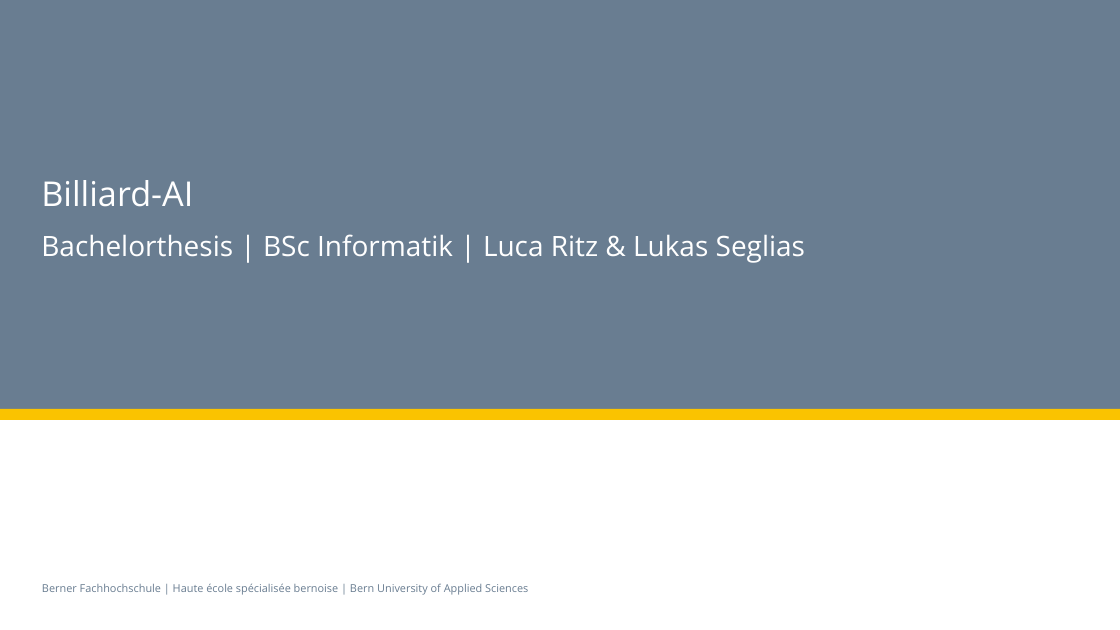
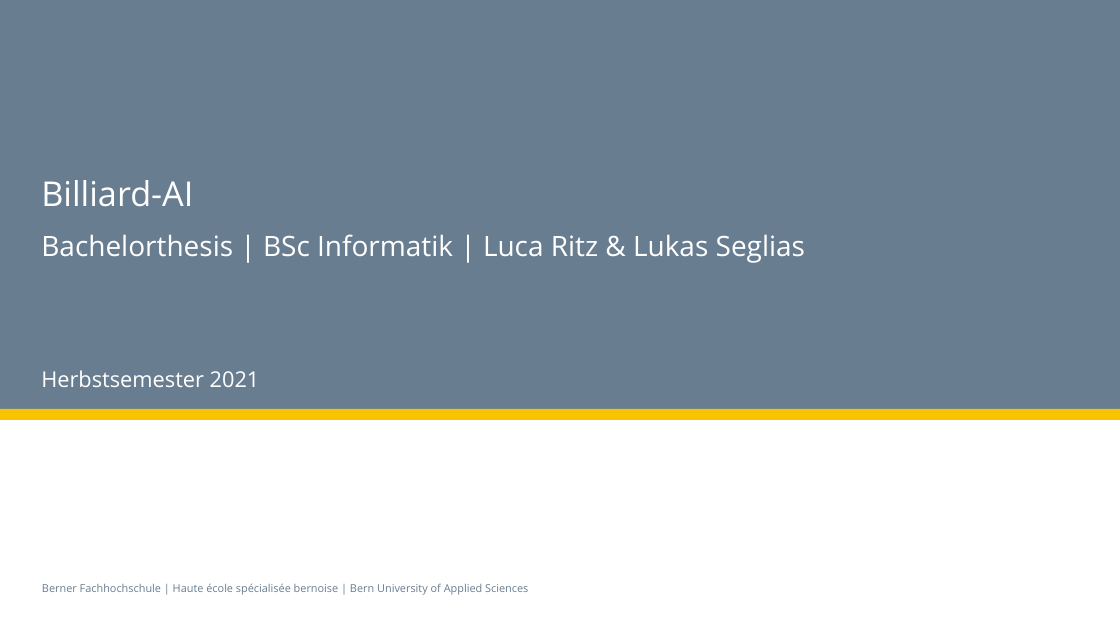
Before and after one commit to LukasSeglias/billiard-ai, a slide deck: slide 1 of doc_source/videos/image/BFH_Intro.pptx. Drawn at 1120x630 pixels with LibreOffice and Linux fonts; fonts in the diff are those of the drawing. Boxes give left, top, right and bottom in pixels: in the first picture for what was removed or moved away, otherwise in the second. Text is boxed around its words. In the diff, an @@ line names an element or a change of style, - is before the commit and + after.

```diff
--- a/doc_source/videos/image/BFH_Intro.pptx
+++ b/doc_source/videos/image/BFH_Intro.pptx
@@ text added at bbox=[41, 370, 260, 387], 28 pt, text #FFFFFF @@
+Herbstsemester 2021
```
Also in this commit, not shown: 34 other files.
